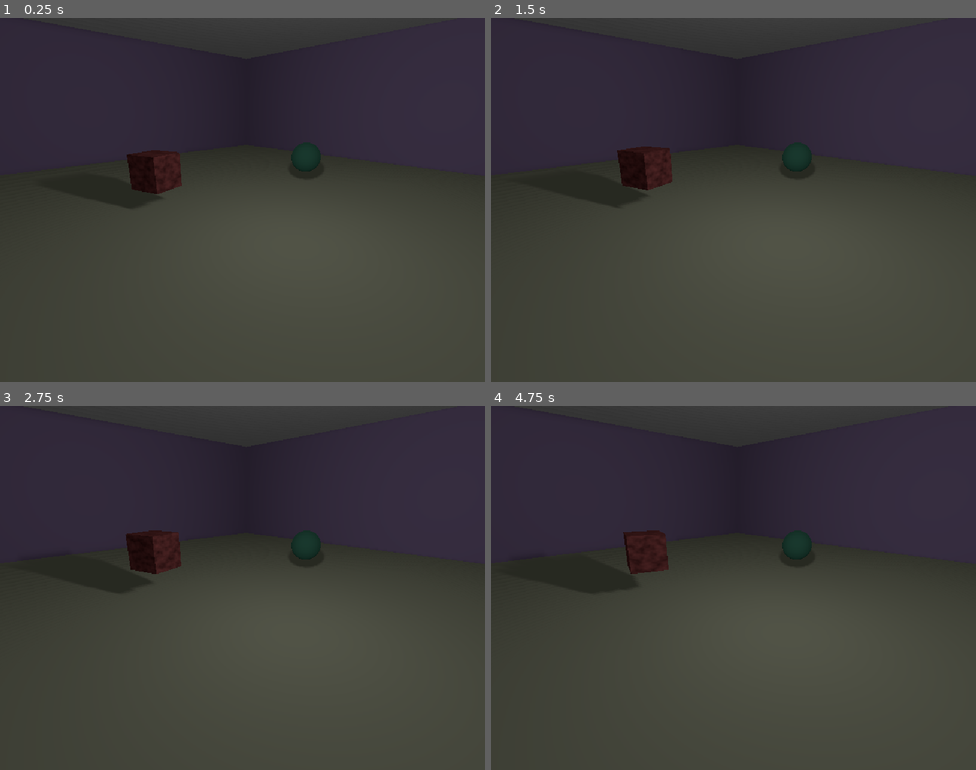
Above: before the commit, frames 1-4 (two rows, left to right).
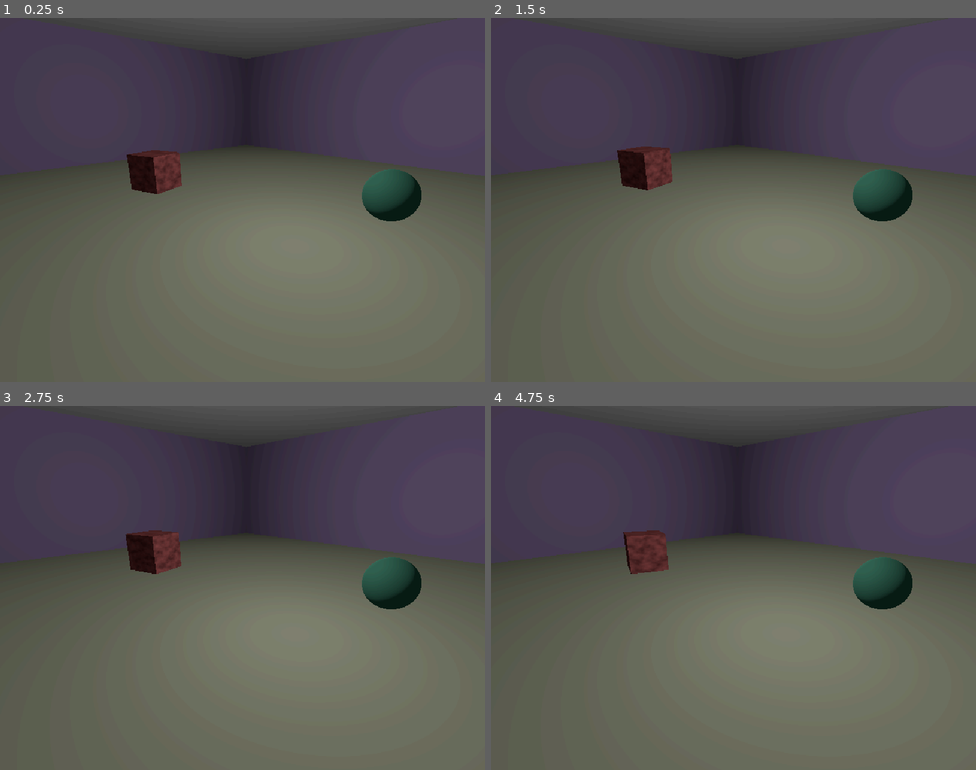
Above: after the commit, the same moments.

Repository: ayylol/psx-shaders
Game: Godot game, scene res://Root.tscn
Two runs of this game, one before a commit and one after it. Both use one fixed random seed, a clock stepped at 60 frames per second and the inputs below.
Inputs:
- Up to frame 1 (0.25 s): no input
- Up to frame 2 (1.5 s): no input
- Up to frame 3 (2.75 s): no input
- Up to frame 4 (4.75 s): no input

The runs differ from the first frame. In frame 1, 70% of the frame differs, in the area x 0-100%, y 0-100%; in frame 2, 70%; in frame 3, 71%; in frame 4, 71%.

Commit message:
basic shader set up

Diff:
--- /dev/null
+++ b/Assets/dither_shader.tres
@@ -0,0 +1,13 @@
+[gd_resource type="Shader" format=2]
+
+[resource]
+code = "shader_type canvas_item;
+
+uniform int color_space_size = 64;
+
+void fragment(){
+	float css_f = float(color_space_size);
+	vec3 col =  texture(TEXTURE, UV).xyz;
+	col = round(col * css_f) / css_f;
+	COLOR = vec4(col,1.f);
+}"
--- a/Root.tscn
+++ b/Root.tscn
@@ -1,6 +1,26 @@
-[gd_scene load_steps=15 format=2]
+[gd_scene load_steps=17 format=2]
 
 [ext_resource path="res://world_env.tres" type="Environment" id=1]
+[ext_resource path="res://Assets/dither_shader.tres" type="Shader" id=2]
+
+[sub_resource type="ShaderMaterial" id=14]
+shader = ExtResource( 2 )
+shader_param/color_space_size = 64
+
+[sub_resource type="SphereMesh" id=10]
+
+[sub_resource type="SpatialMaterial" id=11]
+albedo_color = Color( 0.341176, 0.658824, 0.54902, 1 )
+
+[sub_resource type="PlaneMesh" id=1]
+
+[sub_resource type="SpatialMaterial" id=12]
+albedo_color = Color( 0.858824, 0.878431, 0.756863, 1 )
+
+[sub_resource type="PlaneMesh" id=9]
+
+[sub_resource type="SpatialMaterial" id=13]
+albedo_color = Color( 0.772549, 0.662745, 0.886275, 1 )
 
 [sub_resource type="CubeMesh" id=2]
 
@@ -63,90 +83,79 @@
 "values": [ Vector3( 0, 0, 0 ), Vector3( 0, 360, 0 ) ]
 }
 
-[sub_resource type="PlaneMesh" id=1]
+[node name="Screen" type="ViewportContainer"]
+material = SubResource( 14 )
+anchor_right = 1.0
+anchor_bottom = 1.0
 
-[sub_resource type="SpatialMaterial" id=12]
-albedo_color = Color( 0.858824, 0.878431, 0.756863, 1 )
+[node name="Viewport" type="Viewport" parent="."]
+size = Vector2( 640, 480 )
+handle_input_locally = false
+render_target_update_mode = 3
 
-[sub_resource type="PlaneMesh" id=9]
+[node name="Scene" type="Spatial" parent="Viewport"]
 
-[sub_resource type="SpatialMaterial" id=13]
-albedo_color = Color( 0.772549, 0.662745, 0.886275, 1 )
-
-[sub_resource type="SphereMesh" id=10]
-
-[sub_resource type="SpatialMaterial" id=11]
-albedo_color = Color( 0.341176, 0.658824, 0.54902, 1 )
-
-[node name="Root" type="Spatial"]
-
-[node name="Camera" type="Camera" parent="."]
+[node name="Camera" type="Camera" parent="Viewport/Scene"]
 transform = Transform( -0.72113, -0.227244, 0.65447, 0, 0.944675, 0.328008, -0.692799, 0.236536, -0.681234, 3.86871, 1.93892, -4.02692 )
 
-[node name="Cube" type="MeshInstance" parent="."]
-transform = Transform( 0.344122, 0, 0, 0, 0.344122, 0, 0, 0, 0.344122, 1.60164, 0.904398, 0.83527 )
-mesh = SubResource( 2 )
-material/0 = SubResource( 8 )
+[node name="Sphere" type="MeshInstance" parent="Viewport/Scene"]
+transform = Transform( 0.369779, 0, 0, 0, 0.369779, 0, 0, 0, 0.369779, -0.0839782, 0.789828, -2.94579 )
+mesh = SubResource( 10 )
+material/0 = SubResource( 11 )
 
-[node name="FloatAnim" type="AnimationPlayer" parent="Cube"]
-autoplay = "float"
-anims/float = SubResource( 3 )
+[node name="Room" type="Spatial" parent="Viewport/Scene"]
 
-[node name="RotAnim" type="AnimationPlayer" parent="Cube"]
-autoplay = "RotAnim"
-anims/RESET = SubResource( 5 )
-anims/RotAnim = SubResource( 4 )
-
-[node name="Room" type="Spatial" parent="."]
-
-[node name="floor" type="MeshInstance" parent="Room"]
+[node name="floor" type="MeshInstance" parent="Viewport/Scene/Room"]
 transform = Transform( 7, 0, 0, 0, 1, 0, 0, 0, 7, 0, 0, 0 )
 mesh = SubResource( 1 )
 skeleton = NodePath("../..")
 material/0 = SubResource( 12 )
 
-[node name="floor2" type="MeshInstance" parent="Room"]
-transform = Transform( 7, 0, 0, 0, 1, 0, 0, 0, 7, 0, 0, 0 )
-mesh = SubResource( 1 )
-skeleton = NodePath("../..")
-material/0 = SubResource( 12 )
-
-[node name="roof" type="MeshInstance" parent="Room"]
+[node name="roof" type="MeshInstance" parent="Viewport/Scene/Room"]
 transform = Transform( -7, 8.74228e-08, 0, -6.11959e-07, -1, 0, 0, 0, 7, 0, 4.5, 0 )
 mesh = SubResource( 1 )
 skeleton = NodePath("../..")
 
-[node name="Wall" type="MeshInstance" parent="Room"]
+[node name="Wall" type="MeshInstance" parent="Viewport/Scene/Room"]
 transform = Transform( -7, -1.50996e-07, 1.48505e-14, 0, -4.37114e-08, -2.25, 1.05697e-06, -1, 9.83506e-08, 0, 2.25, 7 )
 mesh = SubResource( 9 )
 skeleton = NodePath("../..")
 material/0 = SubResource( 13 )
 
-[node name="Wall2" type="MeshInstance" parent="Room"]
+[node name="Wall2" type="MeshInstance" parent="Viewport/Scene/Room"]
 transform = Transform( -3.0598e-07, 1, -9.83506e-08, 0, -4.37114e-08, -2.25, -7, -4.37114e-08, 4.29904e-15, -7, 2.25, 0 )
 mesh = SubResource( 9 )
 skeleton = NodePath("../..")
 material/0 = SubResource( 13 )
 
-[node name="Lighting" type="Spatial" parent="."]
+[node name="Lighting" type="Spatial" parent="Viewport/Scene"]
 
-[node name="OmniLight" type="OmniLight" parent="Lighting"]
+[node name="OmniLight" type="OmniLight" parent="Viewport/Scene/Lighting"]
 transform = Transform( 1, 0, 0, 0, 1, 0, 0, 0, 1, 1.03329, 2.00841, -2.16196 )
-light_energy = 0.1
+light_energy = 0.3
 shadow_enabled = true
 omni_range = 12.5973
 
-[node name="TopLight" type="DirectionalLight" parent="Lighting"]
-transform = Transform( 1, 0, 0, 0, -4.37114e-08, 1, 0, -1, -4.37114e-08, 0, 2.5089, 0 )
+[node name="TopLight" type="DirectionalLight" parent="Viewport/Scene/Lighting"]
+transform = Transform( 1, 0, 0, 0, -4.37114e-08, 1, 0, -1, -4.37114e-08, 0, 2.51282, 0 )
 visible = false
 light_energy = 0.2
 shadow_enabled = true
 shadow_reverse_cull_face = true
 
-[node name="WorldEnvironment" type="WorldEnvironment" parent="Lighting"]
+[node name="WorldEnvironment" type="WorldEnvironment" parent="Viewport/Scene/Lighting"]
 environment = ExtResource( 1 )
 
-[node name="Sphere" type="MeshInstance" parent="."]
-transform = Transform( 0.369779, 0, 0, 0, 0.369779, 0, 0, 0, 0.369779, -1.93127, 0.789828, -0.336197 )
-mesh = SubResource( 10 )
-material/0 = SubResource( 11 )
+[node name="Cube" type="MeshInstance" parent="Viewport/Scene"]
+transform = Transform( 0.344122, 0, 0, 0, 0.344122, 0, 0, 0, 0.344122, 1.60164, 0.904398, 0.83527 )
+mesh = SubResource( 2 )
+material/0 = SubResource( 8 )
+
+[node name="FloatAnim" type="AnimationPlayer" parent="Viewport/Scene/Cube"]
+autoplay = "float"
+anims/float = SubResource( 3 )
+
+[node name="RotAnim" type="AnimationPlayer" parent="Viewport/Scene/Cube"]
+autoplay = "RotAnim"
+anims/RESET = SubResource( 5 )
+anims/RotAnim = SubResource( 4 )
